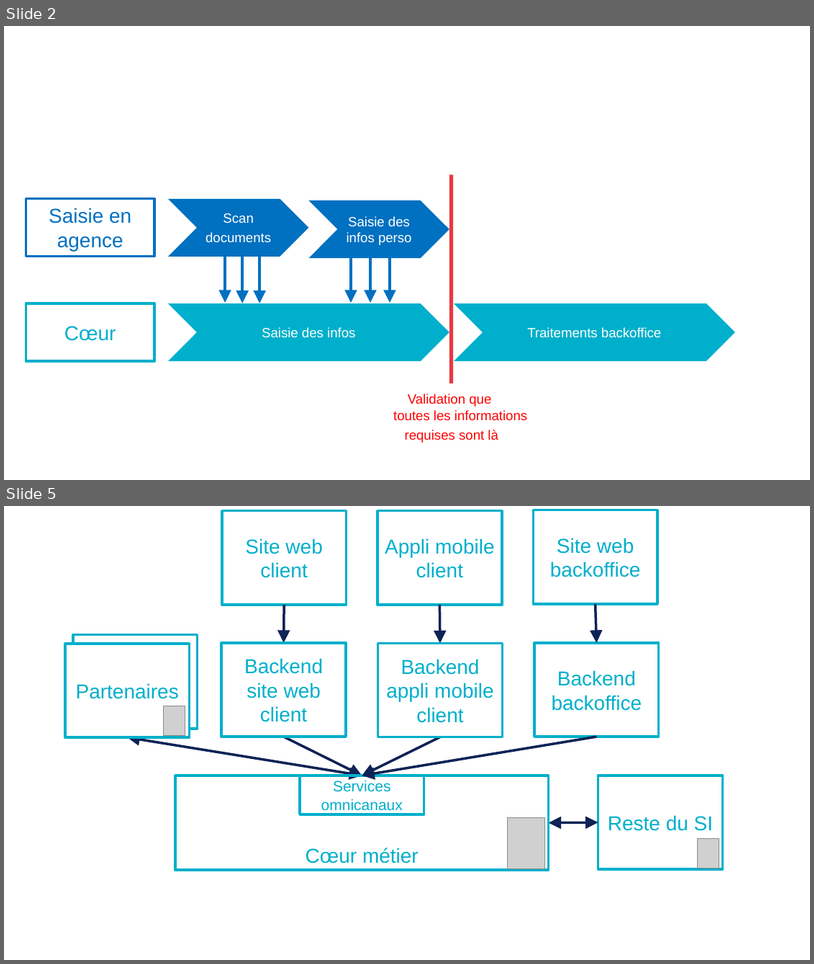
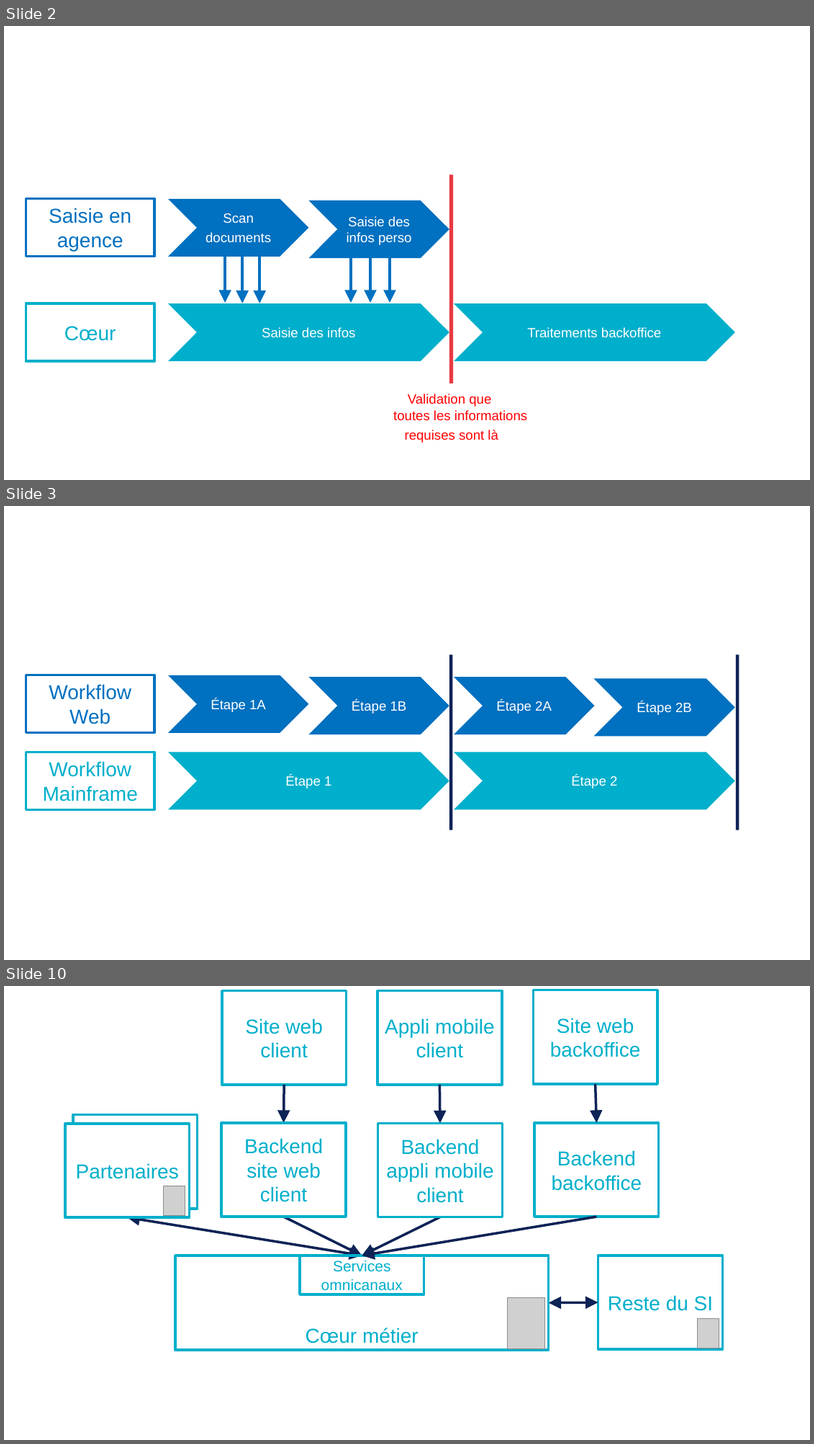
Before and after one commit to archiloque/blog, a slide deck: wip/omnicanal/slides.pptx. Shown one above the other, each under a label of ours: slides 2 and 5 before the commit, slides 2, 3 and 10 after it; the slides between them are not shown. The pictures are 814x964 and 814x1444 pixels, drawn with LibreOffice and Linux fonts; fonts in the diff are those of the drawing; grey boxes stand for pictures. Boxes give left, top, right and bottom in pixels: in the first picture for what was removed or moved away, otherwise in the second. Text is boxed around its words. In the diff, an @@ line names an element or a change of style, - is before the commit and + after.

```diff
--- a/wip/omnicanal/slides.pptx
+++ b/wip/omnicanal/slides.pptx
@@ slide 3 added at box(4, 506, 810, 960), background #FFFFFF @@
@@ rectangle added at box(450, 655, 453, 830), fill #0E2356 @@
@@ rectangle added at box(736, 655, 740, 830), fill #0E2356 @@
@@ group added at box(26, 674, 736, 810): 6 chevrons, 2 rectangles @@
+Étape 1
+Workflow Mainframe
+Workflow Web
+Étape 1A
+Étape 1B
+Étape 2
+Étape 2A
+Étape 2B
@@ what was slide 5 is now slide 10 @@
```
Also in this commit, not shown: 2 slides changed, 4 other slides added, 36 other files.
